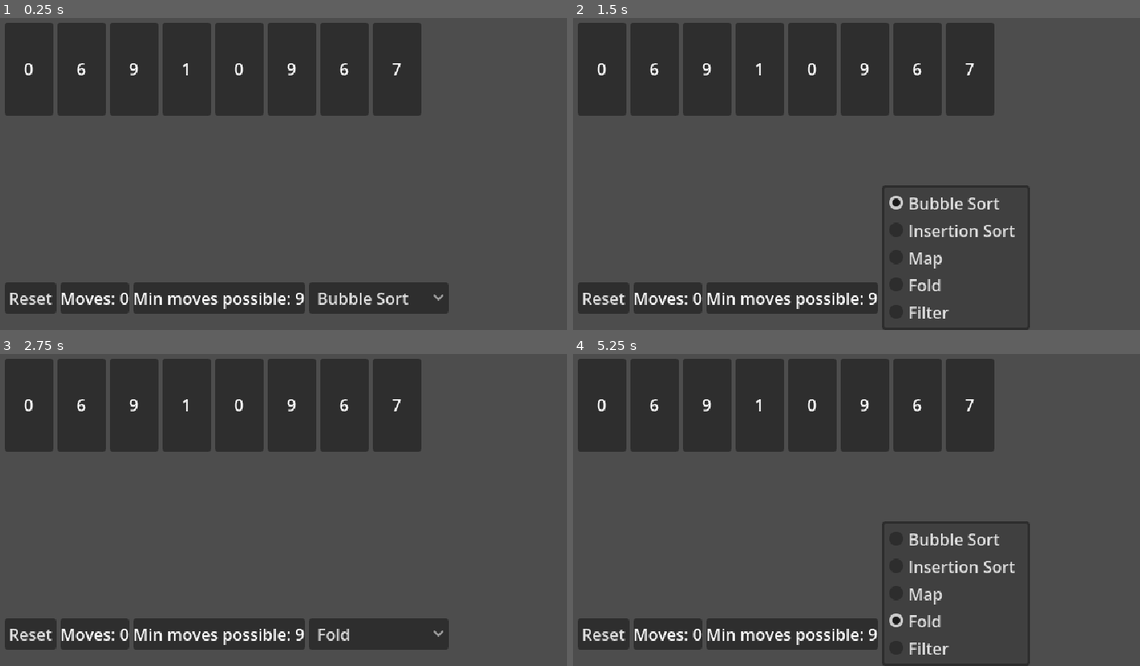
Above: before the commit, frames 1-4 (two rows, left to right).
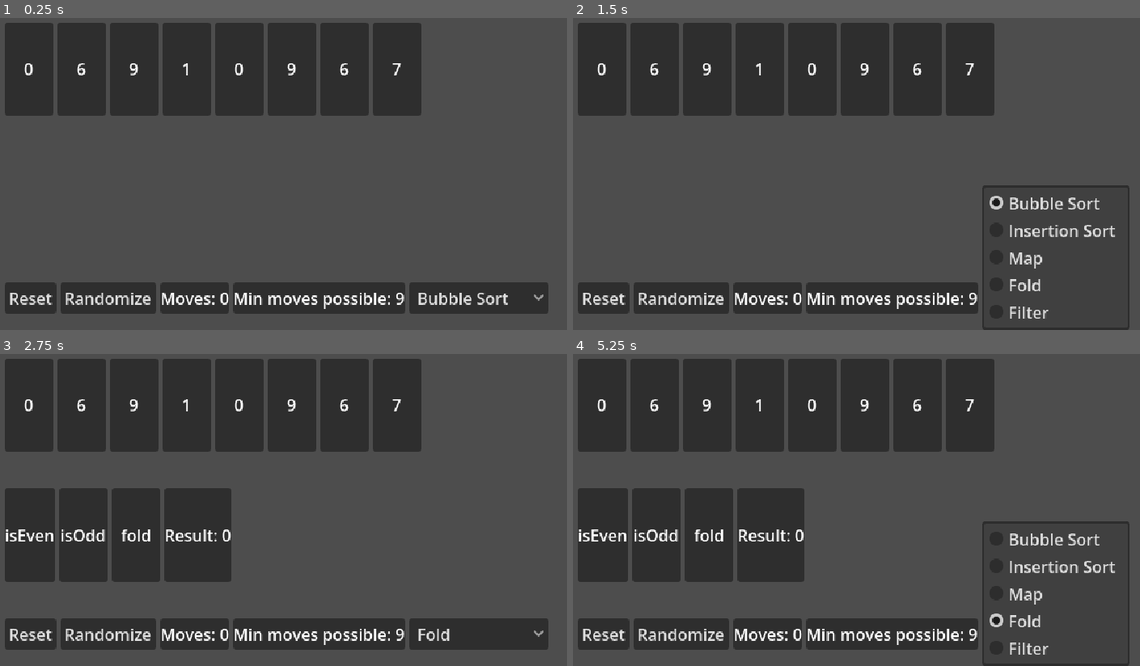
Above: after the commit, the same moments.

Repository: izombie387/listless
Game: Godot game, scene res://prototype/prototype.tscn
Same seed, same stepped clock (60 frames per second), same inputs: the game is played once before the commit and once after it.
Inputs (mouse positions are in pixels of both pictures, inside the frame that each line leads up to):
- Up to frame 1 (0.25 s): no input
- Up to frame 2 (1.5 s): click (680, 298) at 0.5 s, where only the run after the commit has a clickable "Randomize"; click "Bubble Sort" at 1.25 s
- Up to frame 3 (2.75 s): click "Bubble Sort" at 2 s
- Up to frame 4 (5.25 s): click "Fold" at 2.75 s; click "Fold" at 3.5 s; click (680, 634) at 4.25 s, where only the run after the commit has a clickable "Randomize"; click "Fold" at 5 s

The runs differ from the first frame. In frame 1, 3.6% of the frame differs, in the area x 10-97%, y 84-95%; in frame 2, 4.7%; in frame 3, 15%; in frame 4, 16%, in the area x 0-99%, y 43-100%.
Error before the commit: Invalid access to property or key 'functions' on a base object of type 'Dictionary'. (res://logic.gd:58)
Error after the commit: Invalid access to property or key 'pressed' on a base object of type 'Nil'. (res://prototype/buttons.gd:24)

Commit message:
map, filter, reduce, bubble all working

Diff:
--- a/logic.gd
+++ b/logic.gd
@@ -6,6 +6,7 @@
 const LENGTH = 8
 static var array: Array = [] # int
 static var current_test = "bubble_sort"
+static var accum: Variant = 0
 static var tests = {
 	"bubble_sort": {
 		"can_drop":
@@ -15,8 +16,9 @@
 		"functions": {},
 	},
 	"insertion_sort":{},
+
+## MAP
 	"map":{
-
 		"can_drop":
 (func(from_data, _to_data):
 	return from_data["type"] == Element.Type.FUNCTION),
@@ -29,12 +31,8 @@
 					from_data["f"].call(array[to_data["index"]])
 		Element.Type.HIGHER_FUNC: # map
 			array = array.map(from_data["f"])
-		_:
-			return
 ),
-
-		"min_moves": func(): return LENGTH,
-		"test": Callable(func():return),
+		"min_moves": func(): return -1,
 		"functions": {
 			"(+1)": {
 				"type": Element.Type.FUNCTION,
@@ -50,15 +48,80 @@
 			},
 		},
 	},
-	"fold":{},
-	"filter":{},
+
+## FOLD
+	"fold":{
+		"can_drop":
+(func(from_data, _to_data):
+	return from_data["type"] == Element.Type.FUNCTION),
+
+		"drop_data":
+(func(from_data, to_data):
+	match to_data["type"]:
+		Element.Type.NUMBER:
+			accum = from_data["f"].call(0, array[to_data["index"]])
+		Element.Type.HIGHER_FUNC: # map
+			accum = array.reduce(from_data["f"], 0)
+),
+		"min_moves": func(): return -1,
+		"display": "total",
+		"functions": {
+			"isEven": {
+				"type": Element.Type.FUNCTION,
+				"f": func(acc, c): return acc + int((c%2)==0),
+			},
+			"isOdd": {
+				"type": Element.Type.FUNCTION,
+				"f": func(acc, c): return acc + int((c%2)!=0),
+			},
+			"fold": {
+				"type": Element.Type.HIGHER_FUNC,
+				"f": Callable(), # empty, defined above
+			},
+		},
+	},
+
+## FILTER
+	"filter":{
+		"can_drop":
+(func(from_data, _to_data):
+	return from_data["type"] == Element.Type.FUNCTION),
+
+		"drop_data":
+(func(from_data, to_data):
+	match to_data["type"]:
+		Element.Type.NUMBER:
+			accum = from_data["f"].call(array[to_data["index"]])
+		Element.Type.HIGHER_FUNC: # map
+			accum = array.filter(from_data["f"])
+),
+		"min_moves": func(): return -1,
+		"display": "total",
+		"functions": {
+			"isEven": {
+				"type": Element.Type.FUNCTION,
+				"f": func(c): return (c%2)==0,
+			},
+			"isOdd": {
+				"type": Element.Type.FUNCTION,
+				"f": func(c): return (c%2)!=0,
+			},
+			"filter": {
+				"type": Element.Type.HIGHER_FUNC,
+				"f": Callable(), # empty, defined above
+			},
+		},
+	},
 }
 
 static func get_funcs():
-	return tests[current_test]["functions"]
+	return tests[current_test].get("functions")
 
+static func get_display():
+	return tests[current_test].get("display")
 
 static func set_lesson(lesson_index):
+	accum = 0
 	current_test = tests.keys()[lesson_index]
 	print("Current test: ", current_test)
 
--- a/prototype/buttons.gd
+++ b/prototype/buttons.gd
@@ -1,13 +1,21 @@
 extends MarginContainer
 
+signal update_request()
 @onready var tree = get_tree()
 @export var grid: GridContainer
 @export var reset: Button
+@export var randomize_btn: Button
+
 
 @onready var buttons = {
 	reset: {
 		"action": func(): tree.reload_current_scene(),
 	},
+	randomize_btn: {
+		"action": func():
+			Logic.randomize_array()
+			update_request.emit()
+			}
 }
 
 
--- a/prototype/element.gd
+++ b/prototype/element.gd
@@ -1,6 +1,6 @@
 extends PanelContainer
 class_name Element
-enum Type {NONE, NUMBER, FUNCTION, HIGHER_FUNC,}
+enum Type {NONE, NUMBER, FUNCTION, HIGHER_FUNC, DISPLAY}
 signal dropped_on(from_idx, to_idx)
 @export var label: Label
 var index = -1
--- a/prototype/prototype.gd
+++ b/prototype/prototype.gd
@@ -5,9 +5,11 @@
 @export var min_moves_label: Label
 @export var functions: HBoxContainer
 @export var lessons_menu: OptionButton
+@export var buttons: MarginContainer
 @onready var tree: = get_tree()
 const LENGTH = 8
 
+var display: Element = null
 var element_scene = load("res://prototype/element.tscn")
 var moves: int = 0 :
 	set(v):
@@ -16,6 +18,7 @@
 
 
 func _ready() -> void:
+	buttons.update_request.connect(update_values)
 	var array = Logic.randomize_array()
 	for i in Logic.LENGTH:
 		add_number(array[i], i)
@@ -33,9 +36,16 @@
 	Logic.set_lesson(lesson_index)
 	functions.get_children().map(func(c): c.queue_free())
 	var new_funcs = Logic.get_funcs()
+	if not new_funcs:
+		return
 	for f_name in new_funcs.keys():
 		var details = new_funcs[f_name]
 		add_function(f_name, details["type"], details["f"])
+	var display_name = Logic.get_display()
+	if display_name:
+		display = add_function(display_name, Element.Type.DISPLAY, Callable())
+	else:
+		display = null
 	update_values()
 
 
@@ -48,16 +58,20 @@
 	var elements = grid.get_children()
 	for i in LENGTH:
 		elements[i].update_value(Logic.array[i])
+	if display:
+		display.update_text(str(
+				"Result: ", Logic.accum))
 
 
-func add_function(f_name: String, type: Element.Type, f: Callable):
+func add_function(
+		f_name: String, type: Element.Type, f: Callable) -> Node:
 	var new_element = element_scene.instantiate()
 	new_element.update_text(f_name)
 	new_element.type = type
 	new_element.f = f
 	new_element.dropped_on.connect(on_dropped_on)
 	functions.add_child(new_element)
-
+	return new_element
 
 
 func add_number(value: int, index: int):
--- a/prototype/prototype.tscn
+++ b/prototype/prototype.tscn
@@ -3,7 +3,7 @@
 [ext_resource type="Script" uid="uid://cfowv3y7q3yuf" path="res://prototype/prototype.gd" id="1_y8ajs"]
 [ext_resource type="Script" uid="uid://ckdggpcbqr3jj" path="res://prototype/buttons.gd" id="2_24a28"]
 
-[node name="Prototype" type="Control" unique_id=527281854 node_paths=PackedStringArray("grid", "moves_label", "min_moves_label", "functions", "lessons_menu")]
+[node name="Prototype" type="Control" unique_id=527281854 node_paths=PackedStringArray("grid", "moves_label", "min_moves_label", "functions", "lessons_menu", "buttons")]
 layout_mode = 3
 anchors_preset = 15
 anchor_right = 1.0
@@ -16,6 +16,7 @@
 min_moves_label = NodePath("VBoxContainer/Buttons/Grid/Panel2/MinMovesLabel")
 functions = NodePath("VBoxContainer/Margin2/Functions")
 lessons_menu = NodePath("VBoxContainer/Buttons/Grid/LessonsMenu")
+buttons = NodePath("VBoxContainer/Buttons")
 
 [node name="VBoxContainer" type="VBoxContainer" parent="." unique_id=1362829182]
 layout_mode = 1
@@ -67,6 +68,10 @@
 layout_mode = 2
 text = "Reset"
 
+[node name="Randomize" type="Button" parent="VBoxContainer/Buttons/Grid" unique_id=19284254]
+layout_mode = 2
+text = "Randomize"
+
 [node name="Panel" type="PanelContainer" parent="VBoxContainer/Buttons/Grid" unique_id=563531311]
 layout_mode = 2
 
